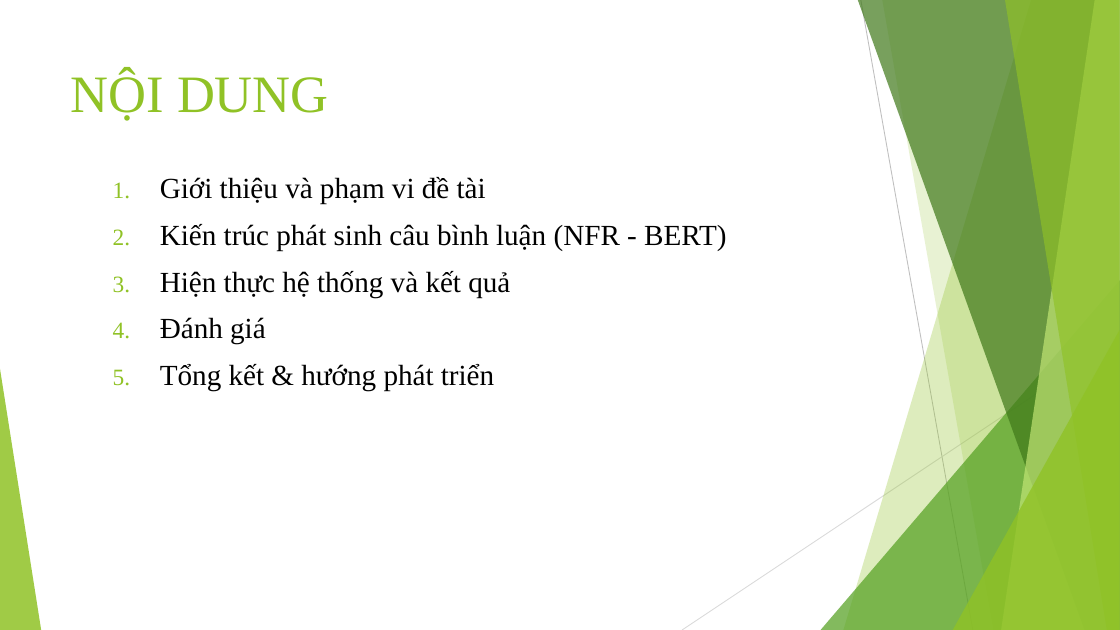
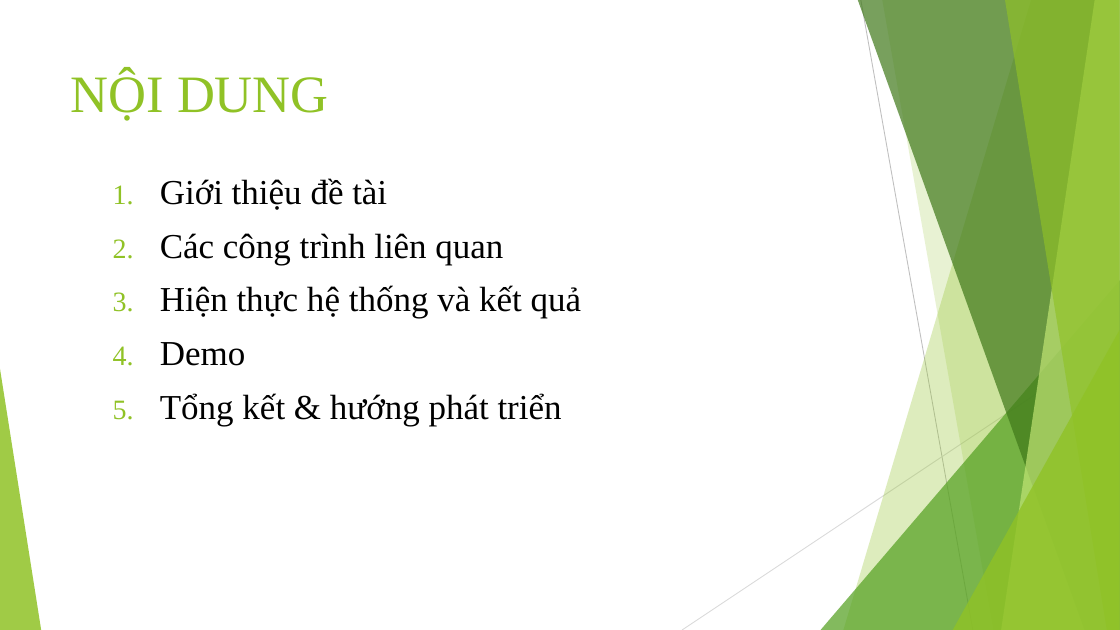
Before and after one commit to trungpham2701/TLCN-CommentGenerationForOutfit, a slide deck: slide 2 of BaoCaoTLCN.pptx. Drawn at 1120x630 pixels with LibreOffice and Linux fonts; fonts in the diff are those of the drawing. Boxes give left, top, right and bottom in pixels: in the first picture for what was removed or moved away, otherwise in the second. Text is boxed around its words. In the diff, an @@ line names an element or a change of style, - is before the commit and + after.

```diff
--- a/BaoCaoTLCN.pptx
+++ b/BaoCaoTLCN.pptx
@@ text at [160, 178, 503, 265]: text changed; size 25 to 30 pt @@
-  1. Giới thiệu và phạm vi đề tài
-  2. Kiến trúc phát sinh câu bình luận (NFR - BERT)
+  1. Giới thiệu đề tài
+  2. Các công trình liên quan
@@ text at [160, 285, 581, 426]: size 25 to 30 pt in "Hiện thực hệ thống và kết quả", "Tổng kết & hướng phát triển" @@
@@ text at [160, 342, 245, 366]: text changed; size 25 to 30 pt @@
-  4. Đánh giá
+  4. Demo
```
Also in this commit, not shown: 16 other slides changed, 3 slides added.
